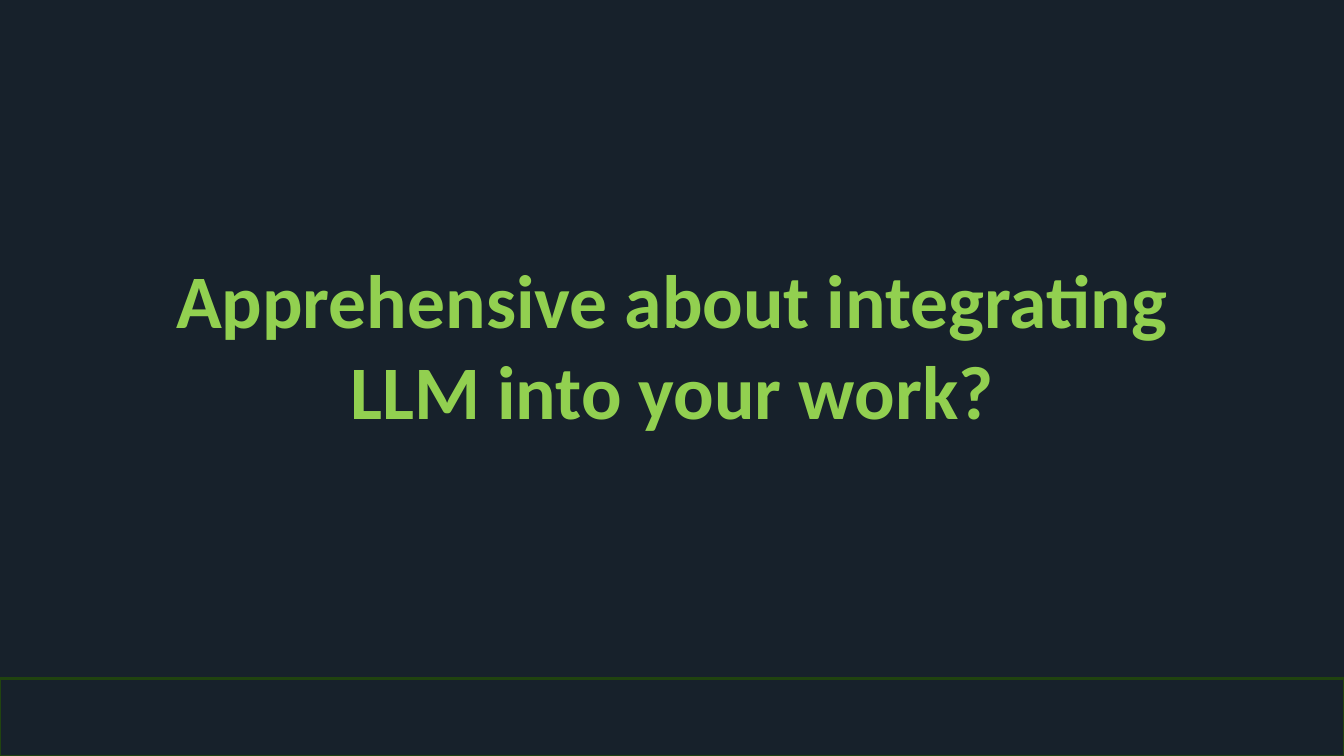
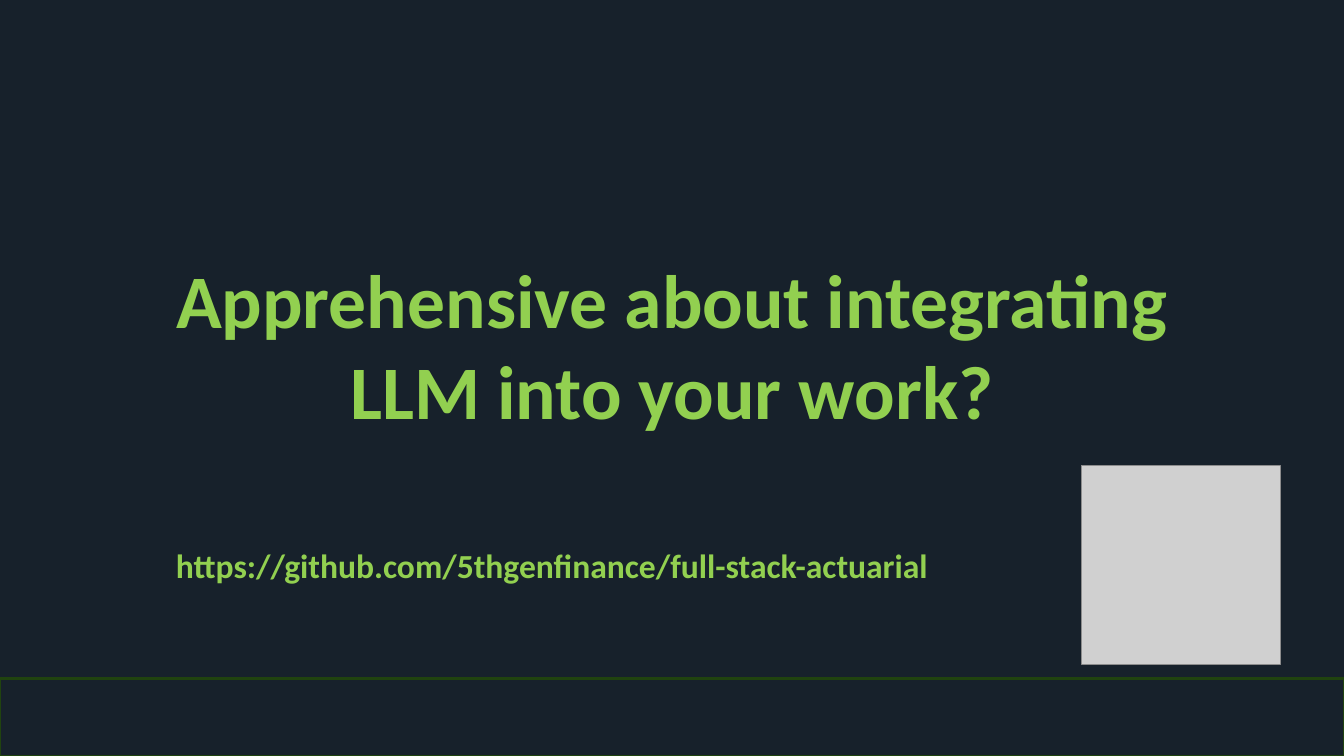
Before and after one commit to 5thgenfinance/full-stack-actuarial, a slide deck: slide 3 of Actuarial Generative Context Engineering Made Simple.pptx. Drawn at 1344x756 pixels with LibreOffice and Linux fonts; fonts in the diff are those of the drawing; grey boxes stand for pictures; background and template pictures are left out. Boxes give left, top, right and bottom in pixels: in the first picture for what was removed or moved away, otherwise in the second. Text is boxed around its words. In the diff, an @@ line names an element or a change of style, - is before the commit and + after.

Commit message:
updated the presentation

```diff
--- a/Actuarial Generative Context Engineering Made Simple.pptx
+++ b/Actuarial Generative Context Engineering Made Simple.pptx
@@ picture added at (1082,466,1280,664) @@
@@ text added at (176,554,928,584), 24 pt, text #92D050, bold @@
+https://github.com/5thgenfinance/full-stack-actuarial
```
Also in this commit, not shown: 5 other slides changed, 2 slides added.
